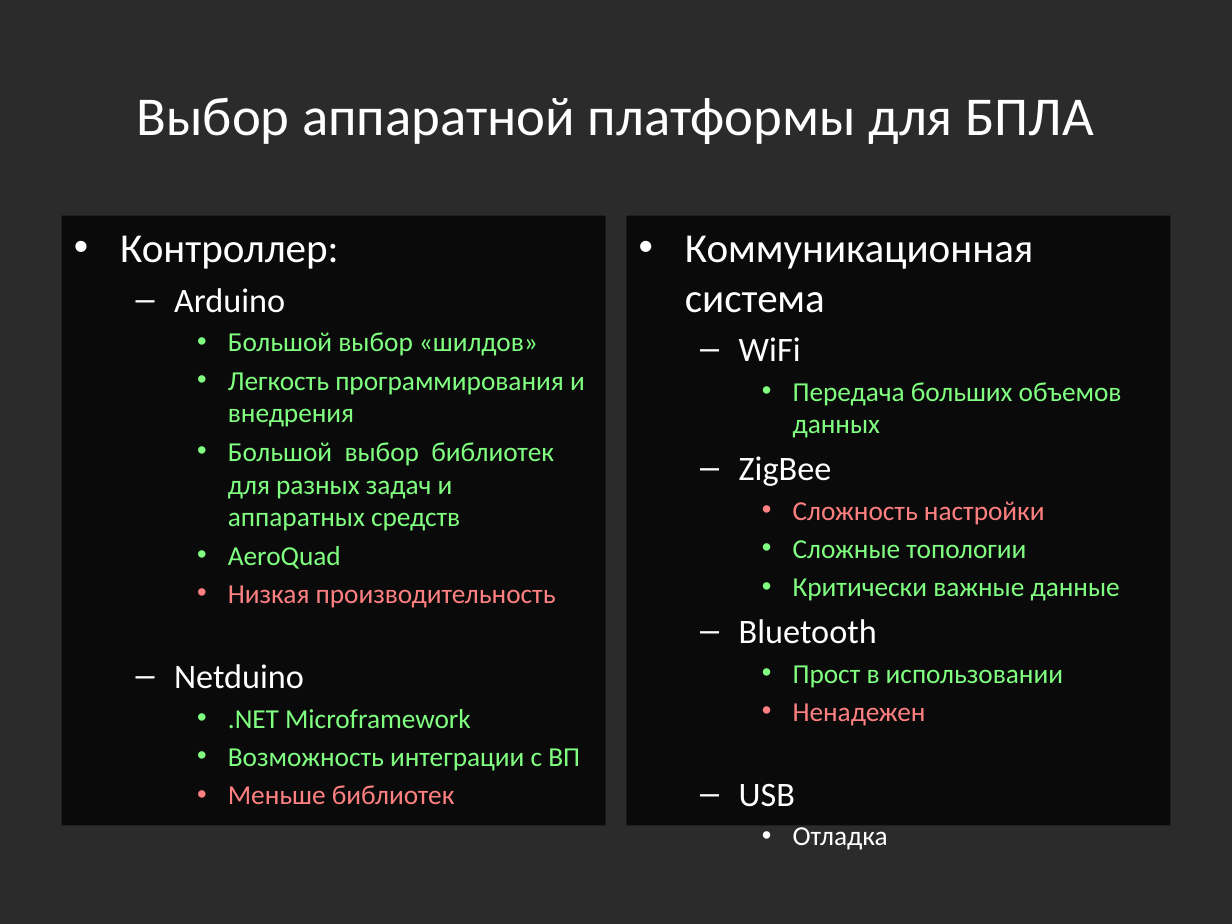
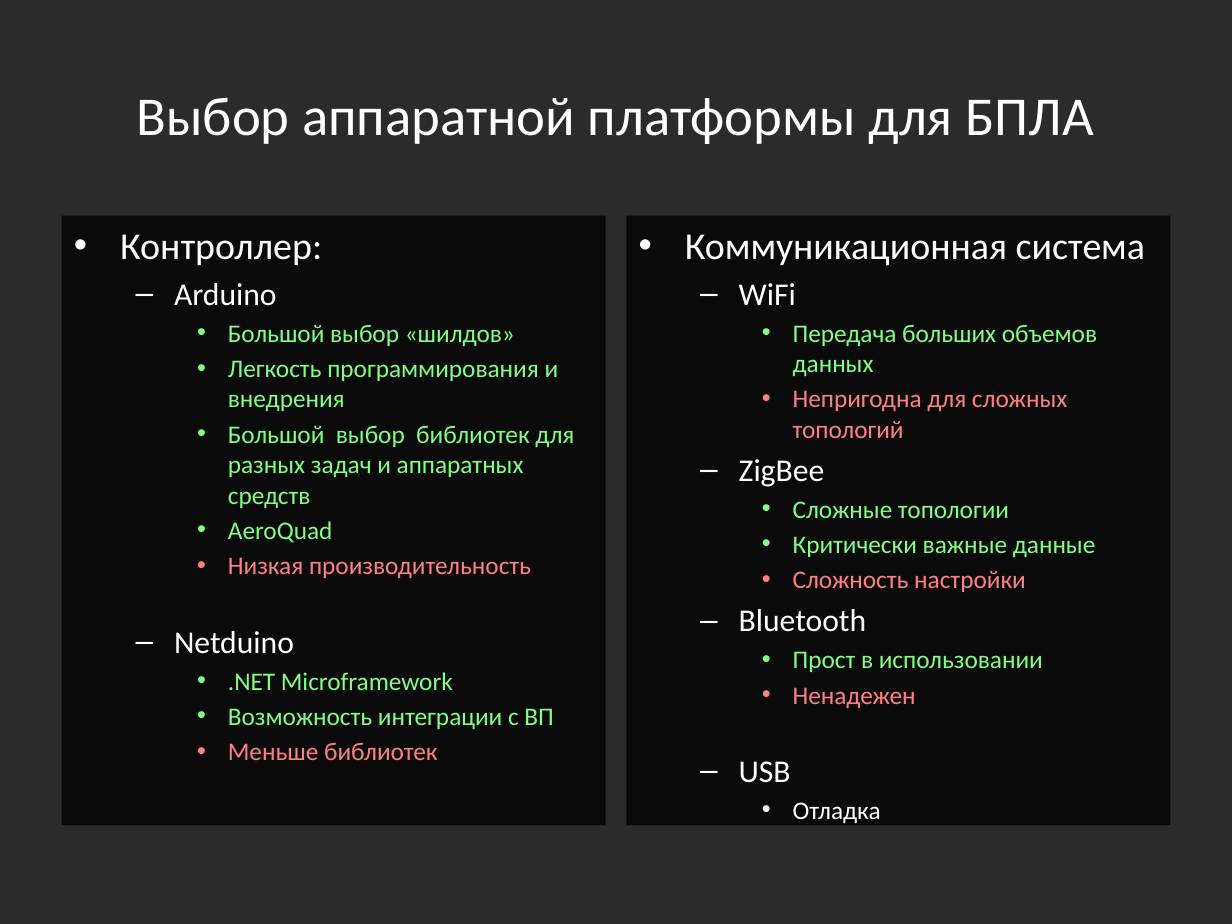
Before and after one commit to Jacobi20/quadro-xds, a slide deck: slide 8 of Docs/Medias2012_dhg.pptx (slide 7 before the commit). Drawn at 1232x924 pixels with LibreOffice and Linux fonts; fonts in the diff are those of the drawing; background and template pictures are left out; a plain dark background stands for a picture behind light text. Boxes give left, top, right and bottom in pixels: in the first picture for what was removed or moved away, otherwise in the second. Text is boxed around its words. In the diff, an @@ line names an element or a change of style, - is before the commit and + after.

```diff
--- a/Docs/Medias2012_dhg.pptx
+++ b/Docs/Medias2012_dhg.pptx
@@ text "Контроллер:" at [62, 216, 606, 825]: size 24 to 22.2 pt in "Контроллер:"; size 20 to 18.5 pt in "Arduino", "Netduino"; size 16 to 14.8 pt in "Большой выбор «шилдов»", "Легкость программирования и внедрения", "Большой выбор библиотек для разных задач и ...", "AeroQuad" and 4 more places @@
@@ text at [685, 234, 1145, 823]: size 24 to 22.2 pt in "Коммуникационная система"; size 20 to 18.5 pt in "WiFi", "ZigBee", "Bluetooth", "USB"; size 16 to 14.8 pt in "Передача больших объемов данных", "Сложные топологии", "Критически важные данные", "Прост в использовании" and 2 more places @@
@@ text at [793, 390, 1067, 438]: paragraph added @@
+    • Непригодна для сложных топологий
@@ text at [793, 501, 1045, 525]: paragraph removed @@
-    • Сложность настройки
@@ text at [793, 571, 1026, 592]: paragraph added @@
+    • Сложность настройки
```
Also in this commit, not shown: 5 other slides changed, 4 slides added.
